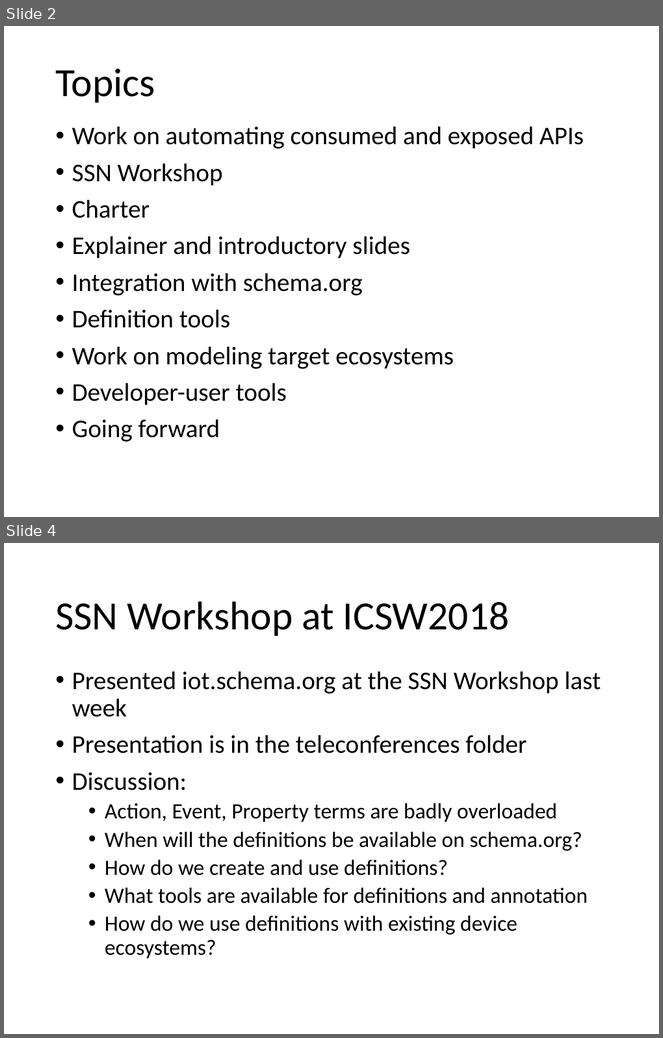
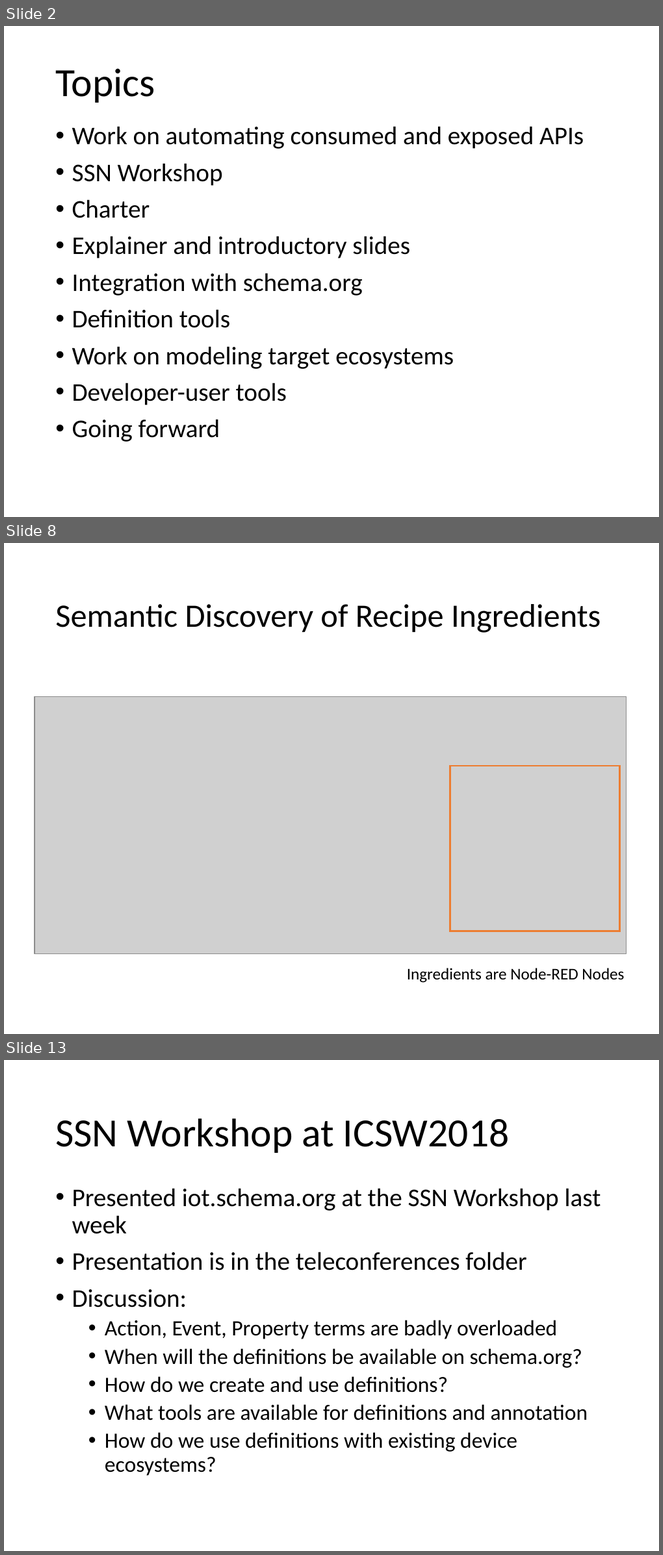
Before and after one commit to iot-schema-collab/teleconferences, a slide deck: iotschema-status-20181026.pptx. Shown one above the other, each under a label of ours: slides 2 and 4 before the commit, slides 2, 8 and 13 after it; the slides between them are not shown. The pictures are 663x1038 and 663x1555 pixels, drawn with LibreOffice and Linux fonts; fonts in the diff are those of the drawing; grey boxes stand for pictures. Boxes give left, top, right and bottom in pixels: in the first picture for what was removed or moved away, otherwise in the second. Text is boxed around its words. In the diff, an @@ line names an element or a change of style, - is before the commit and + after.

Commit message:
Concept: iot.schema.org for Node-RED.

```diff
--- a/iotschema-status-20181026.pptx
+++ b/iotschema-status-20181026.pptx
@@ slide 8 added at (x1=4, y1=543, x2=659, y2=1034), background #FFFFFF @@
@@ title added at (x1=55, y1=604, x2=601, y2=633), 36 pt, text #000000 @@
+Semantic Discovery of Recipe Ingredients
@@ picture added at (x1=35, y1=697, x2=627, y2=954) @@
@@ rectangle added at (x1=450, y1=766, x2=621, y2=932), outline #ED7D31 2 pt @@
@@ text added at (x1=407, y1=968, x2=624, y2=983), 18 pt, text #000000 @@
+Ingredients are Node-RED Nodes
@@ what was slide 4 is now slide 13 @@
```
Also in this commit, not shown: 4 slides changed, 8 other slides added, 1 other file.
